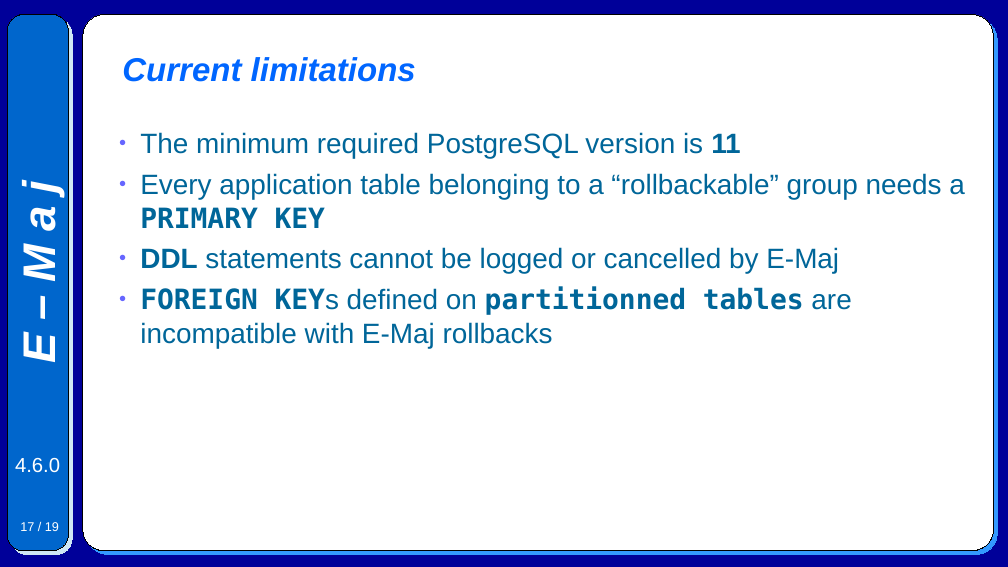
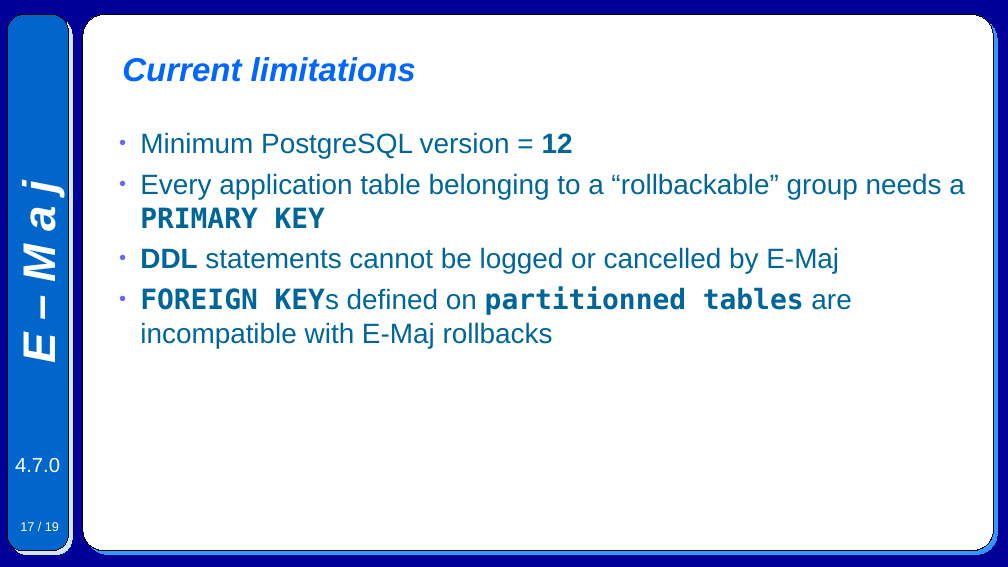
Before and after one commit to beaud76/emaj_doc, a slide deck: slide 17 of Emaj.devel_overview_en.odp. Drawn at 1008x567 pixels with LibreOffice and Linux fonts; fonts in the diff are those of the drawing. Boxes give left, top, right and bottom in pixels: in the first picture for what was removed or moved away, otherwise in the second. Text is boxed around its words. In the diff, an @@ line names an element or a change of style, - is before the commit and + after.

```diff
--- a/Emaj.devel_overview_en.odp
+++ b/Emaj.devel_overview_en.odp
@@ text at bbox=[140, 132, 573, 159]: text changed @@
-● The minimum required PostgreSQL version is 11
+● Minimum PostgreSQL version = 12
@@ text at bbox=[15, 458, 60, 473]: text changed @@
-4.6.0
+4.7.0
```
Also in this commit, not shown: 14 other slides changed, 24 other files.
